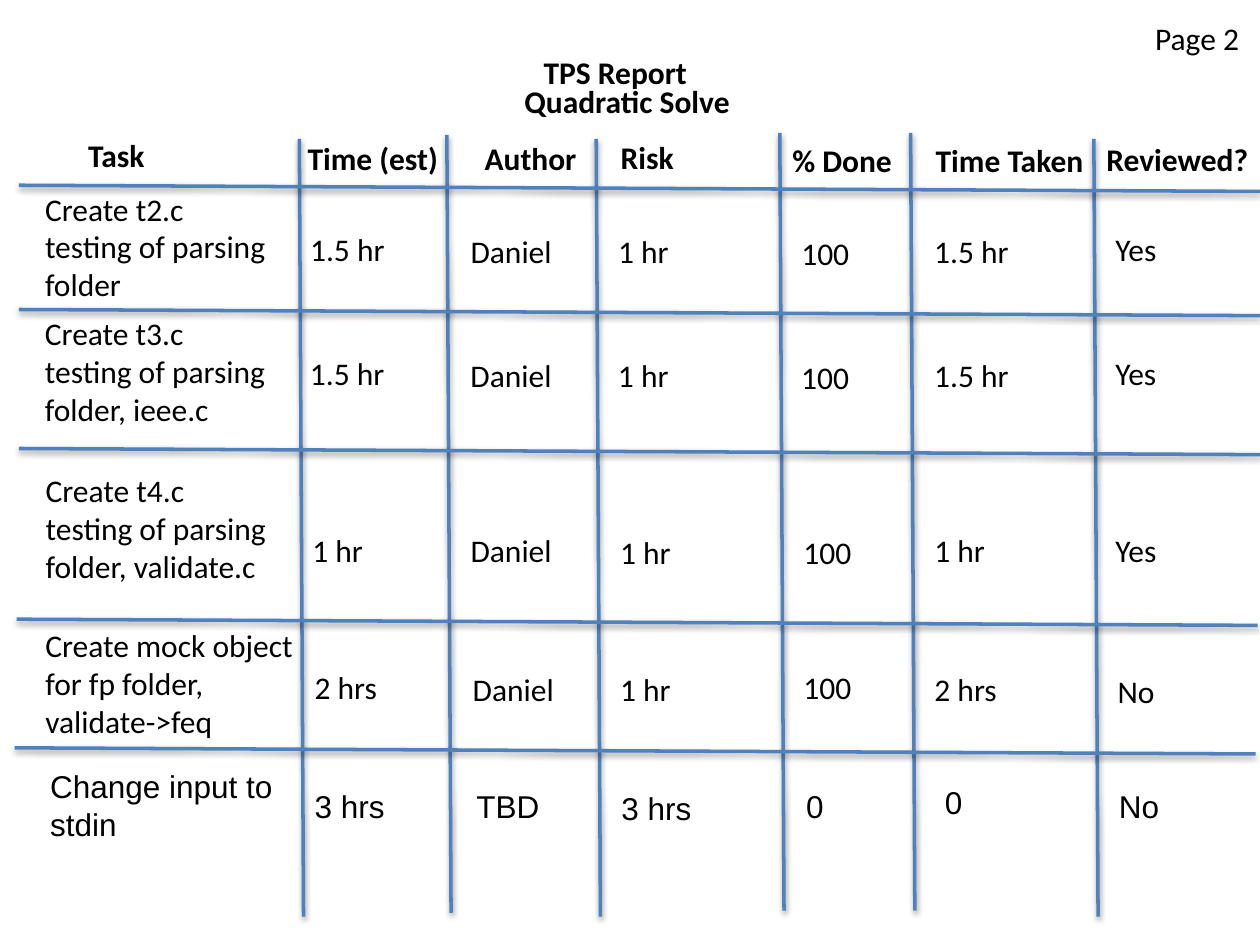
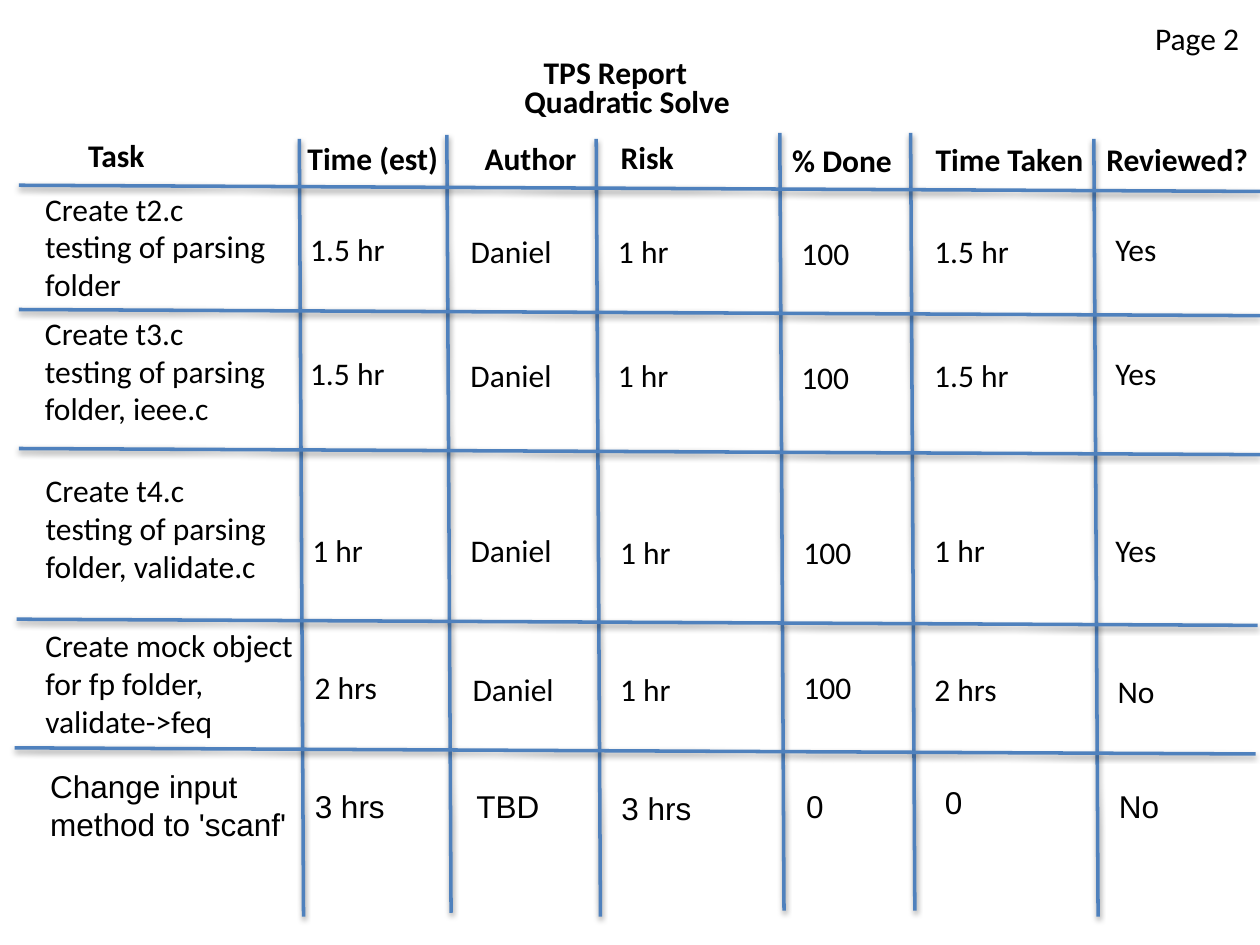
Before and after one commit to strangeprogrammer/CS4900QuadraticSolve, a slide deck: slide 3 of Tps_Stories.pptx. Drawn at 1260x945 pixels with LibreOffice and Linux fonts; fonts in the diff are those of the drawing. Boxes give left, top, right and bottom in pixels: in the first picture for what was removed or moved away, otherwise in the second. Text is boxed around its words. In the diff, an @@ line names an element or a change of style, - is before the commit and + after.

```diff
--- a/Tps_Stories.pptx
+++ b/Tps_Stories.pptx
@@ text at [50,775,286,837]: text changed @@
-Change input to stdin
+Change input method to 'scanf'
```
Also in this commit, not shown: 2 other slides changed.
